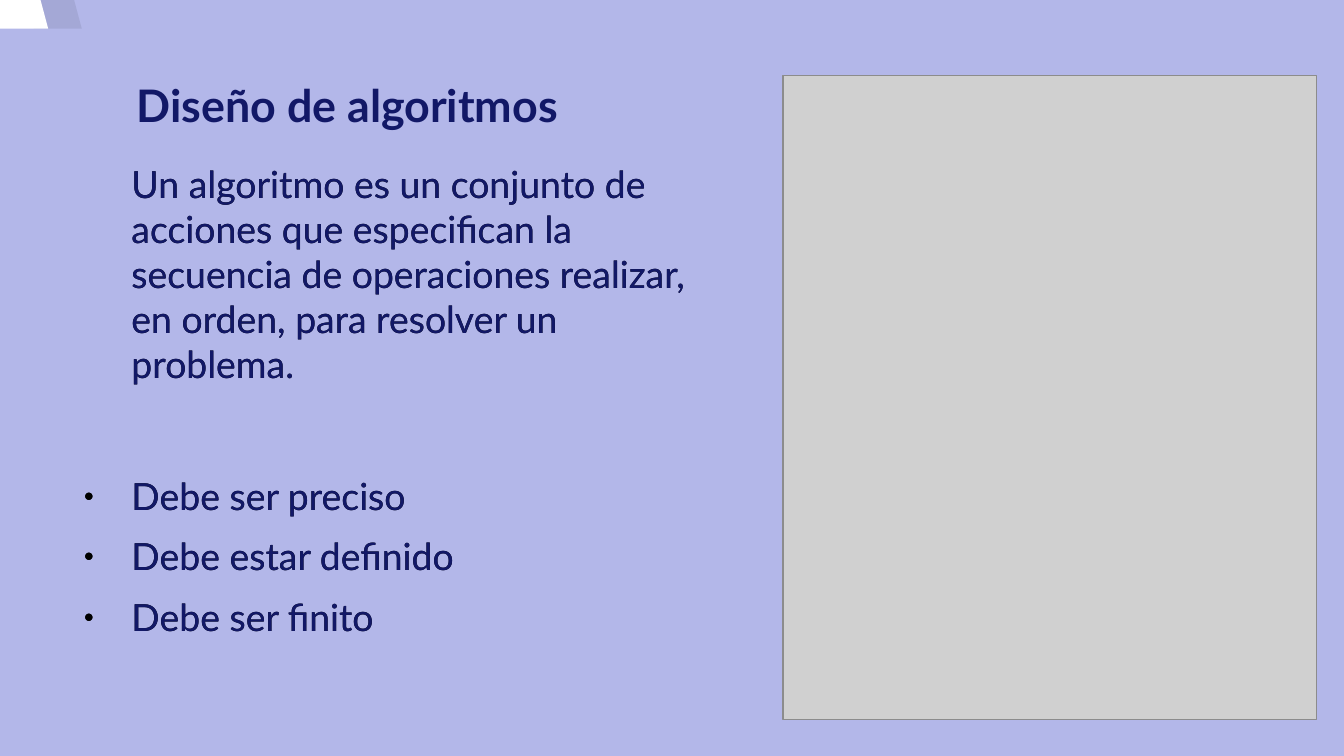
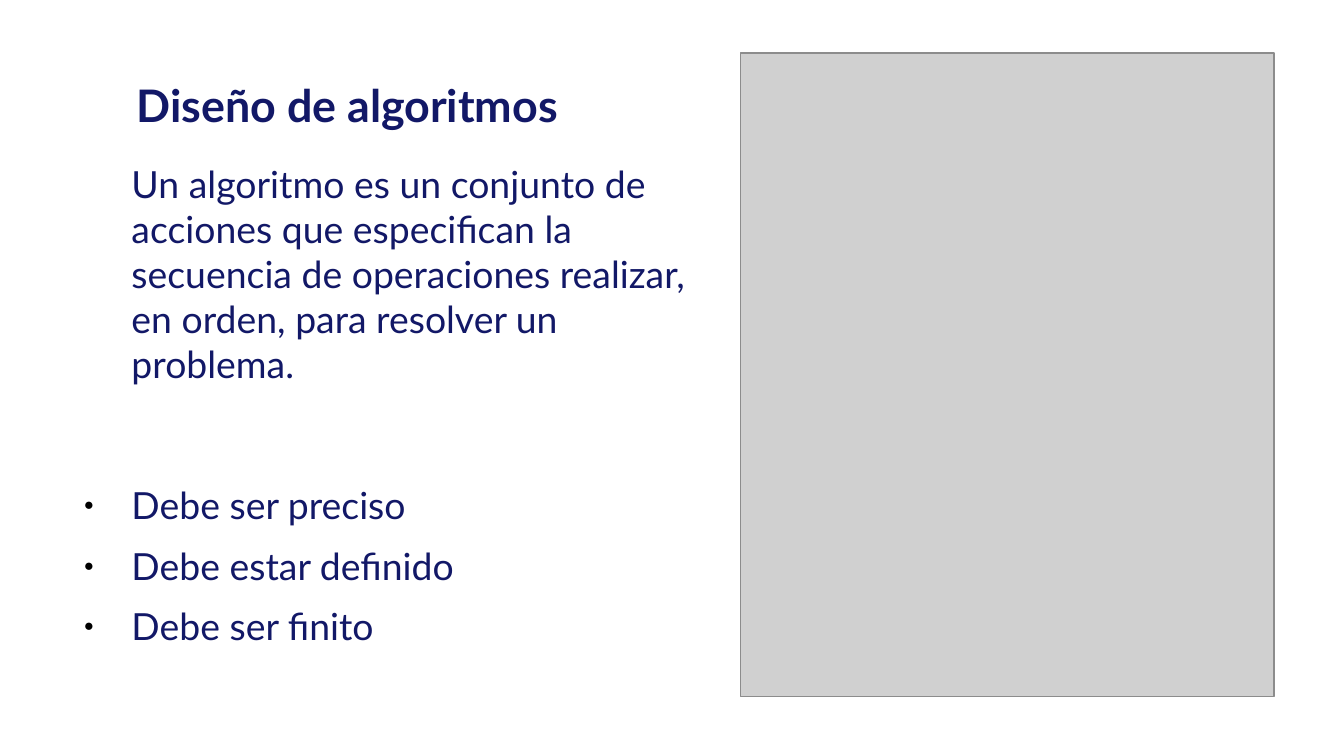
Before and after one commit to josedom24/tallerprogramacion, a slide deck: slide 3 of curso/u3/u3.odp. Drawn at 1344x756 pixels with LibreOffice and Linux fonts; fonts in the diff are those of the drawing; grey boxes stand for pictures; background and template pictures are left out. Boxes give left, top, right and bottom in pixels: in the first picture for what was removed or moved away, otherwise in the second. Text is boxed around its words. In the diff, an @@ line names an element or a change of style, - is before the commit and + after.

```diff
--- a/curso/u3/u3.odp
+++ b/curso/u3/u3.odp
@@ background #B3B7E9 to picture (left out) @@
@@ freeform shape removed at (0, 0, 1210, 756) @@
@@ freeform shape removed at (34, 0, 1243, 756) @@
@@ picture: place and size @@
-picture at (784, 75, 1317, 719)
+picture at (741, 52, 1274, 696)
@@ text at (131, 170, 685, 385): less space between paragraphs @@
```
Also in this commit, not shown: 5 other slides changed, 3 other files.
